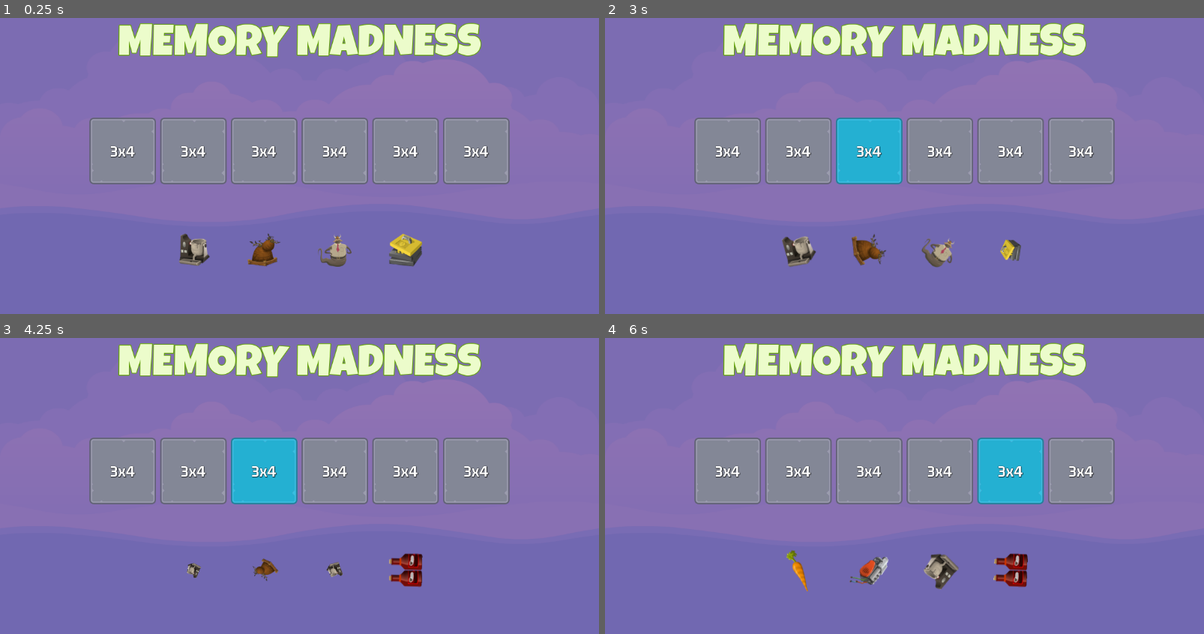
Above: before the commit, frames 1-4 (two rows, left to right).
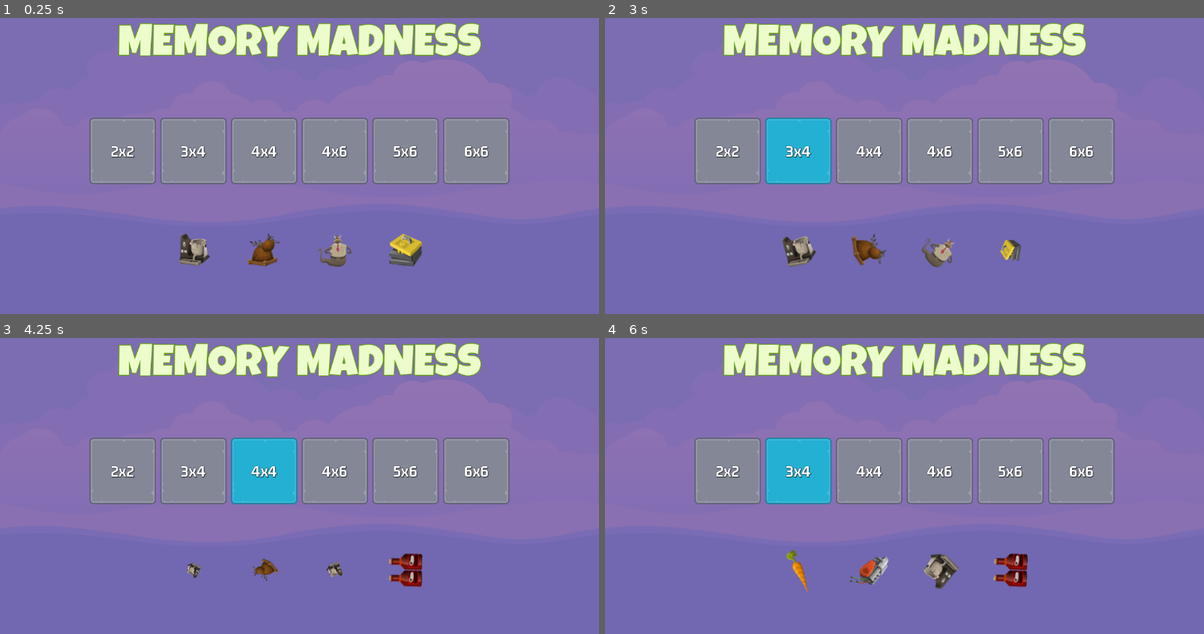
Above: after the commit, the same moments.

Repository: theaob/memory-madness
Game: Godot game, scene res://scenes/master_scene/master_scene.tscn
Two runs of this game, one before a commit and one after it. Both use one fixed random seed, a clock stepped at 60 frames per second and the inputs below.
Inputs (mouse positions are in pixels of both pictures, inside the frame that each line leads up to):
- Up to frame 1 (0.25 s): no input
- Up to frame 2 (3 s): click "3x4" at 0.5 s; click "3x4" (after the commit: "2x2") at 1.25 s; click "3x4" at 2 s; click "3x4" at 2.75 s
- Up to frame 3 (4.25 s): click (263, 471) at 3.5 s, where only the run after the commit has a clickable "4x4"
- Up to frame 4 (6 s): click "3x4" at 4.25 s; click (940, 471) at 5 s, where only the run after the commit has a clickable "4x6"; click "3x4" at 5.75 s

The runs differ from the first frame. In frame 1, 0.4% of the frame differs, in the area x 18-82%, y 43-48%; in frame 2, 5.2%, in the area x 18-82%, y 33-57%; in frame 3, 0.5%; in frame 4, 5.2%.

Commit message:
add sound and game manager

Diff:
--- a/project.godot
+++ b/project.godot
@@ -18,6 +18,8 @@
 [autoload]
 
 ImageManager="*res://singletons/ImageManager.gd"
+SoundManager="*res://singletons/SoundManager.gd"
+GameManager="*res://singletons/GameManager.gd"
 
 [rendering]
 
--- a/scenes/level_button/level_button.gd
+++ b/scenes/level_button/level_button.gd
@@ -8,7 +8,10 @@
 func _ready():
 	label.text = "3x4"
 
+func set_level_number(level_number: int) -> void:
+	_level_number = level_number
+	var level_data = GameManager.LEVELS[_level_number]
+	label.text = "%sx%s" % [level_data.rows, level_data.columns]
 
-# Called every frame. 'delta' is the elapsed time since the previous frame.
-func _process(delta):
-	pass
+func _on_pressed():
+	SoundManager.play_button_click(sound)
--- a/scenes/level_button/level_button.tscn
+++ b/scenes/level_button/level_button.tscn
@@ -37,3 +37,5 @@
 vertical_alignment = 1
 
 [node name="Sound" type="AudioStreamPlayer" parent="."]
+
+[connection signal="pressed" from="." to="." method="_on_pressed"]
--- /dev/null
+++ b/scenes/main_scene/main_screen.gd
@@ -0,0 +1,17 @@
+extends Control
+
+@export var level_button_scene: PackedScene
+
+@onready var levels_container = $VBoxContainer/LevelsContainer
+
+func _ready():
+	setup_level_grid()
+
+func create_level_button(level_number: int) -> void:
+	var new_button = level_button_scene.instantiate()
+	levels_container.add_child(new_button)
+	new_button.set_level_number(level_number)
+
+func setup_level_grid() -> void:
+	for level in GameManager.LEVELS:
+		create_level_button(level)
--- a/scenes/main_scene/main_screen.tscn
+++ b/scenes/main_scene/main_screen.tscn
@@ -1,5 +1,6 @@
-[gd_scene load_steps=4 format=3 uid="uid://bfde42qmdgmt2"]
+[gd_scene load_steps=5 format=3 uid="uid://bfde42qmdgmt2"]
 
+[ext_resource type="Script" path="res://scenes/main_scene/main_screen.gd" id="1_dl6gv"]
 [ext_resource type="LabelSettings" uid="uid://by7c0wpk3581x" path="res://assets/TITLE_84_White.tres" id="1_rstib"]
 [ext_resource type="PackedScene" uid="uid://dhlxeiga1bhfh" path="res://scenes/level_button/level_button.tscn" id="2_332x5"]
 [ext_resource type="PackedScene" uid="uid://bn3rq2mj10uq6" path="res://scenes/front_sprite/front_sprite.tscn" id="2_i2r1q"]
@@ -11,6 +12,8 @@
 anchor_bottom = 1.0
 grow_horizontal = 2
 grow_vertical = 2
+script = ExtResource("1_dl6gv")
+level_button_scene = ExtResource("2_332x5")
 
 [node name="ColorRect" type="ColorRect" parent="."]
 layout_mode = 1
@@ -49,24 +52,6 @@
 size_flags_horizontal = 4
 theme_override_constants/separation = 8
 
-[node name="LevelButton" parent="VBoxContainer/LevelsContainer" instance=ExtResource("2_332x5")]
-layout_mode = 2
-
-[node name="LevelButton2" parent="VBoxContainer/LevelsContainer" instance=ExtResource("2_332x5")]
-layout_mode = 2
-
-[node name="LevelButton3" parent="VBoxContainer/LevelsContainer" instance=ExtResource("2_332x5")]
-layout_mode = 2
-
-[node name="LevelButton4" parent="VBoxContainer/LevelsContainer" instance=ExtResource("2_332x5")]
-layout_mode = 2
-
-[node name="LevelButton5" parent="VBoxContainer/LevelsContainer" instance=ExtResource("2_332x5")]
-layout_mode = 2
-
-[node name="LevelButton6" parent="VBoxContainer/LevelsContainer" instance=ExtResource("2_332x5")]
-layout_mode = 2
-
 [node name="Spacer3" type="Control" parent="VBoxContainer"]
 layout_mode = 2
 size_flags_vertical = 3
--- /dev/null
+++ b/singletons/GameManager.gd
@@ -0,0 +1,10 @@
+extends Node
+
+const LEVELS: Dictionary = {
+	1: { "rows": 2, "columns": 2 },
+	2: { "rows": 3, "columns": 4 },
+	3: { "rows": 4, "columns": 4 },
+	4: { "rows": 4, "columns": 6 },
+	5: { "rows": 5, "columns": 6 },
+	6: { "rows": 6, "columns": 6 }
+}
--- /dev/null
+++ b/singletons/SoundManager.gd
@@ -0,0 +1,28 @@
+extends Node
+
+const SOUND_MAIN_MENU = "main"
+const SOUND_IN_GAME = "ingame"
+const SOUND_SUCCESS = "success"
+const SOUND_GAME_OVER = "gameover"
+const SOUND_SELECT_TILE = "tile"
+const SOUND_SELECT_BUTTON = "button"
+
+const SOUNDS = {
+	SOUND_MAIN_MENU: preload("res://assets/sounds/bgm_action_3.mp3"),
+	SOUND_IN_GAME: preload("res://assets/sounds/bgm_action_4.mp3"),
+	SOUND_SUCCESS: preload("res://assets/sounds/sfx_sounds_fanfare3.wav"),
+	SOUND_GAME_OVER: preload("res://assets/sounds/sfx_sounds_powerup12.wav"),
+	SOUND_SELECT_TILE: preload("res://assets/sounds/sfx_sounds_impact1.wav"),
+	SOUND_SELECT_BUTTON: preload("res://assets/sounds/sfx_sounds_impact7.wav")
+}
+
+func play_sound(player: AudioStreamPlayer, key: String) -> void:
+	if SOUNDS.has(key) == false:
+		return
+
+	player.stop()
+	player.stream = SOUNDS[key]
+	player.play()
+
+func play_button_click(player: AudioStreamPlayer) -> void:
+	play_sound(player, SOUND_SELECT_BUTTON)
